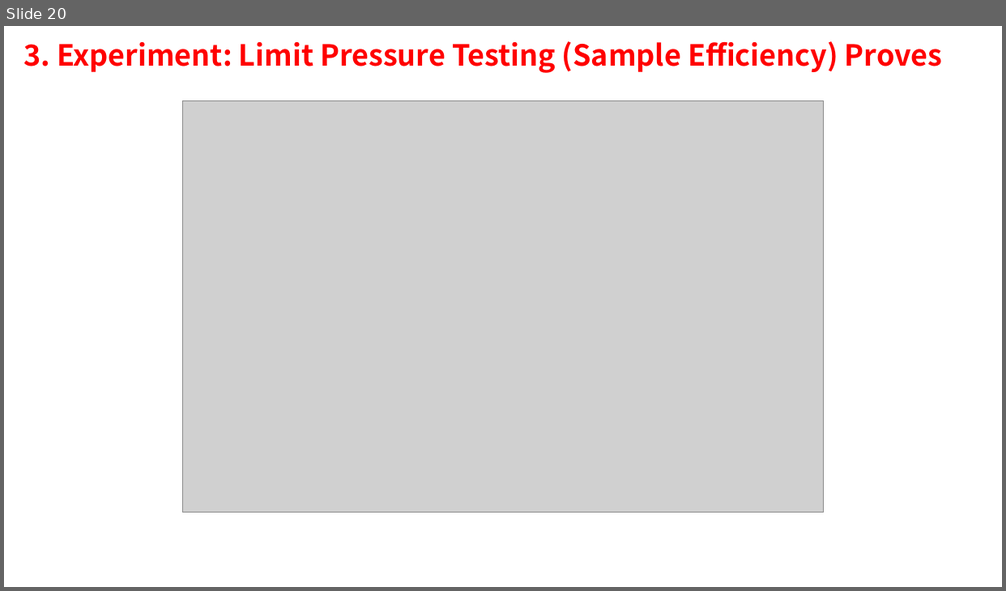
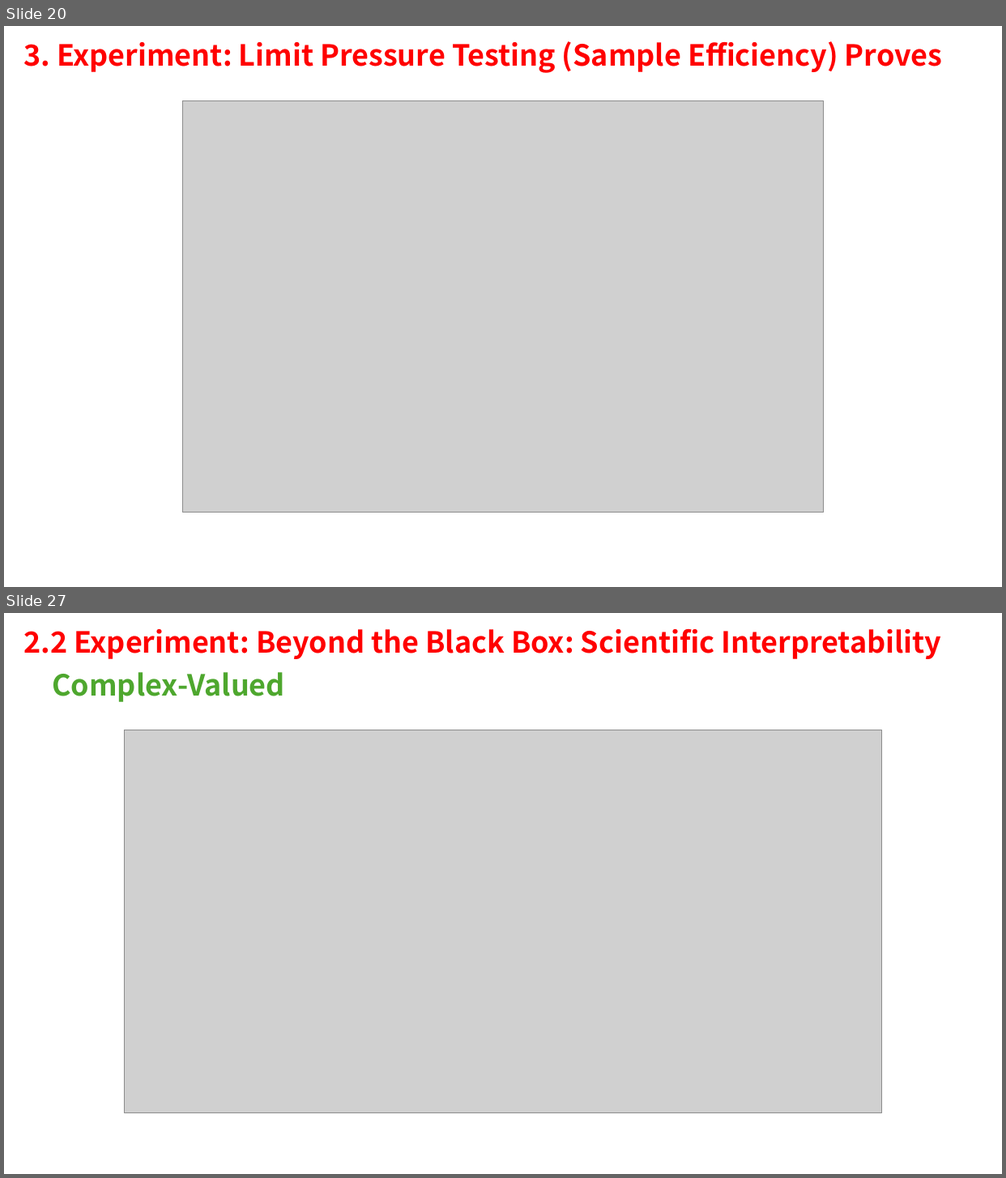
Before and after one commit to ziyuan-li/1d_pure, a slide deck: 1DPURe.pptx. Shown one above the other, each under a label of ours: slide 20 before the commit, slides 20 and 27 after it; the slides between them are not shown. The pictures are 1006x591 and 1006x1178 pixels, drawn with LibreOffice and Linux fonts; fonts in the diff are those of the drawing; grey boxes stand for pictures. Boxes give left, top, right and bottom in pixels: in the first picture for what was removed or moved away, otherwise in the second. Text is boxed around its words. In the diff, an @@ line names an element or a change of style, - is before the commit and + after.

```diff
--- a/1DPURe.pptx
+++ b/1DPURe.pptx
@@ slide 27 added at [4,613,1002,1174], background #FFFFFF @@
@@ text added at [23,629,941,659], 28 pt, text #FF0000, bold @@
+2.2 Experiment: Beyond the Black Box: Scientific Interpretability
@@ text added at [52,672,285,702], 28 pt, text #4EA72E, bold @@
+Complex-Valued
@@ picture added at [124,730,882,1113] @@
```
Also in this commit, not shown: 9 slides changed, 10 other slides added, 1 other file.
